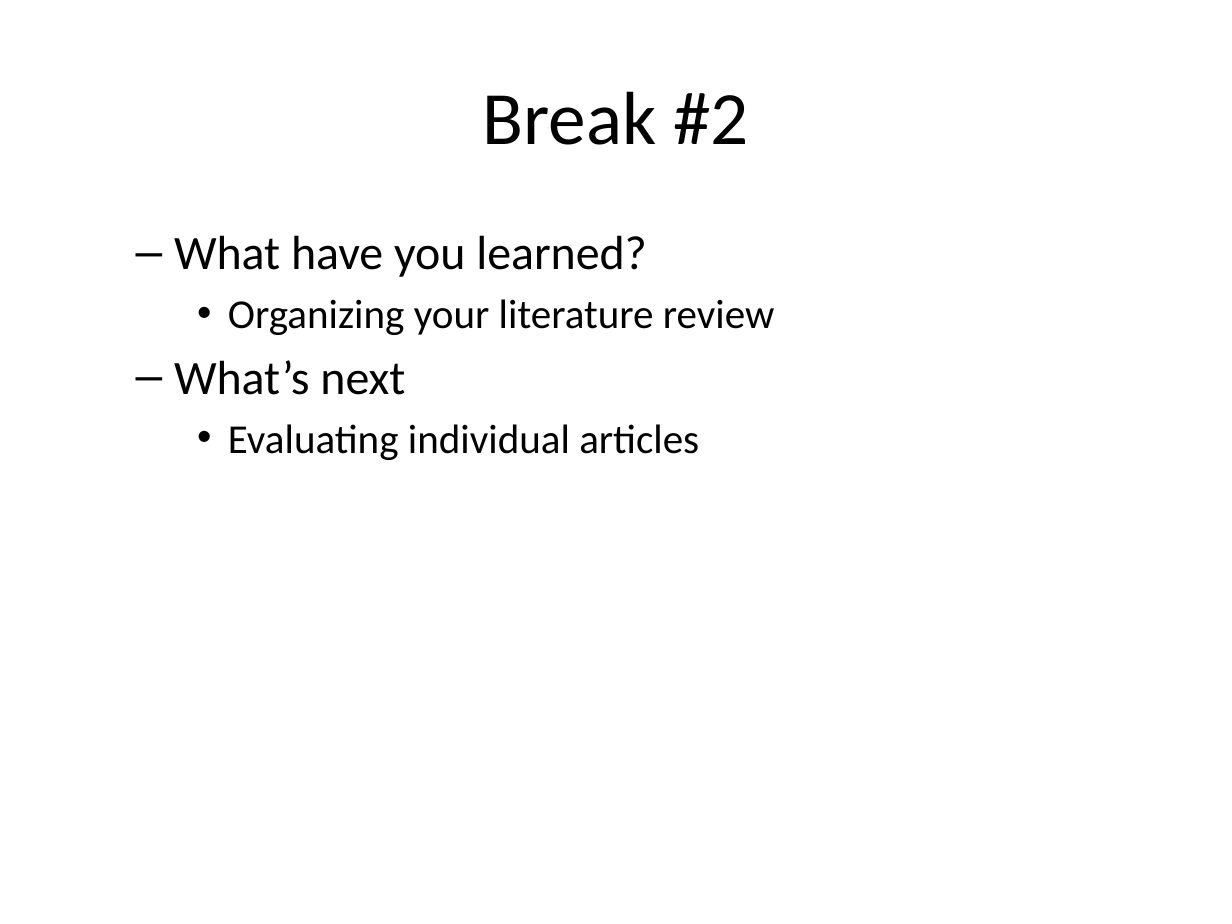
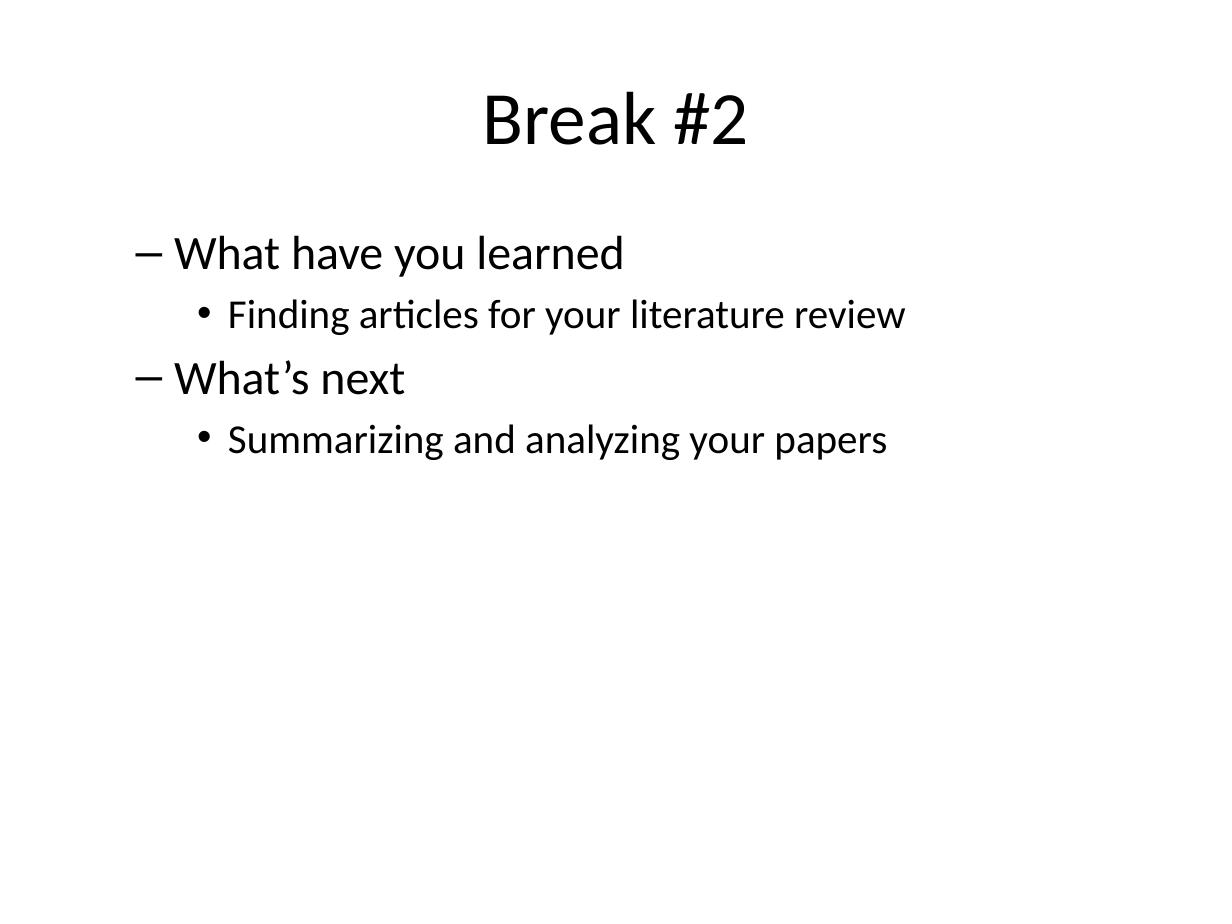
Before and after one commit to pmean/classes, a slide deck: slide 11 of clinical-research-methodology/results/video03-literature-review.pptx (slide 16 before the commit). Drawn at 1232x924 pixels with LibreOffice and Linux fonts; fonts in the diff are those of the drawing. Boxes give left, top, right and bottom in pixels: in the first picture for what was removed or moved away, otherwise in the second. Text is boxed around its words. In the diff, an @@ line names an element or a change of style, - is before the commit and + after.

Commit message:
Added extra break to 5510 video03

```diff
--- a/clinical-research-methodology/results/video03-literature-review.pptx
+++ b/clinical-research-methodology/results/video03-literature-review.pptx
@@ text at [174,235,906,335]: text changed @@
-  – What have you learned?
-    • Organizing your literature review
+  – What have you learned
+    • Finding articles for your literature review
@@ text at [228,424,887,460]: text changed @@
-    • Evaluating individual articles
+    • Summarizing and analyzing your papers
```
Also in this commit, not shown: 1 other slide changed, 1 slide added, 1 other file.
